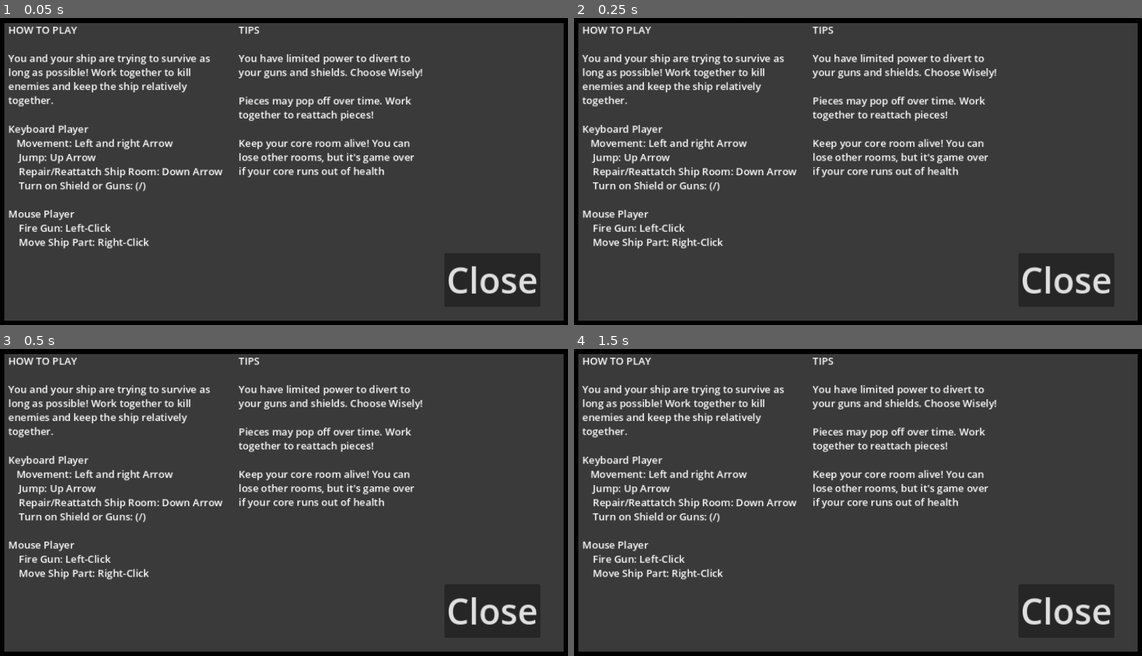
Above: before the commit, frames 1-4 (two rows, left to right).
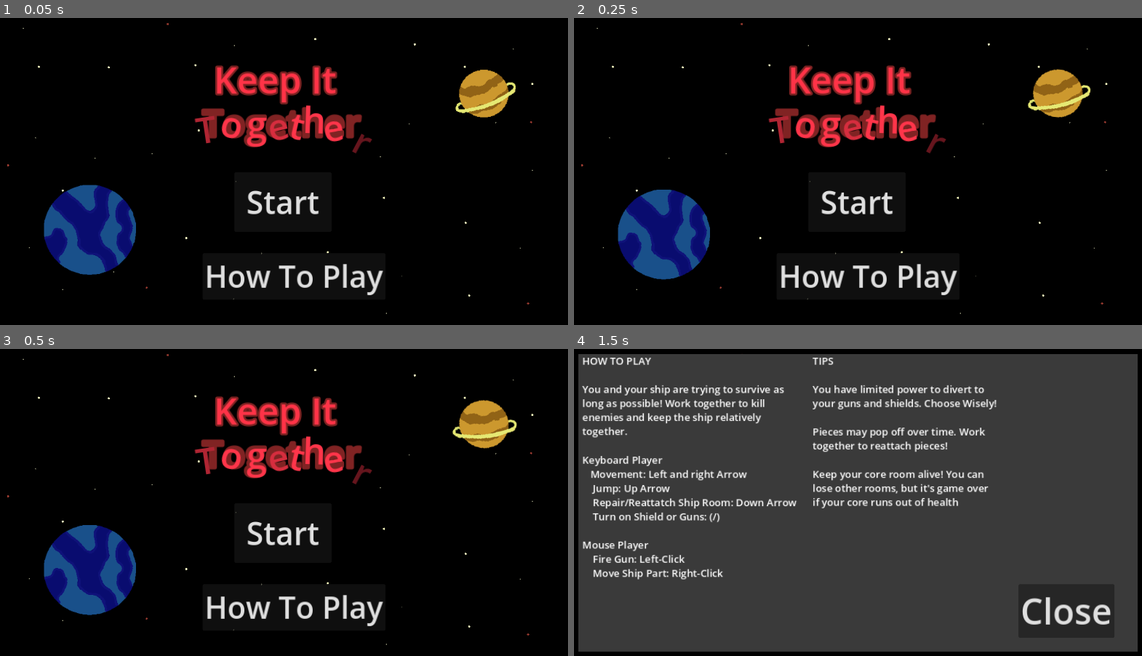
Above: after the commit, the same moments.

Repository: BreannaBre/GodotProject
Game: Godot game, scene res://scenes/main.tscn
Same seed, same stepped clock (60 frames per second), same inputs: the game is played once before the commit and once after it.
Inputs:
- Up to frame 1 (0.05 s): no input
- Up to frame 2 (0.25 s): no input
- Up to frame 3 (0.5 s): no input
- Up to frame 4 (1.5 s): click "How To Play" at 0.5 s; click "Start" at 1.25 s

The runs differ from the first frame. In frame 1, 95% of the frame differs, in the area x 0-100%, y 1-99%; in frame 2, 95%; in frame 3, 95%; in frame 4, nothing differs.

Commit message:
how to play implemented

Diff:
--- a/scenes/title_screen.tscn
+++ b/scenes/title_screen.tscn
@@ -291,6 +291,7 @@
 color = Color(0.226707, 0.226707, 0.226707, 1)
 
 [node name="PlayerKeys" type="RichTextLabel" parent="HowToPlayPage"]
+layout_mode = 0
 offset_left = -32.0
 offset_top = -24.0
 offset_right = 400.0
@@ -311,6 +312,7 @@
 	Move Ship Part: Right-Click"
 
 [node name="TIPS" type="RichTextLabel" parent="HowToPlayPage"]
+layout_mode = 0
 offset_left = 424.0
 offset_top = -24.0
 offset_right = 792.0
--- a/src/title_screen.gd
+++ b/src/title_screen.gd
@@ -2,6 +2,7 @@
 
 var blue_planet: AnimatedSprite2D
 var orange_planet: AnimatedSprite2D
+var how_to_play_page: Control
 
 func _ready() -> void:
 	var blue_planet_unsafe := get_node("Background/BluePlanetAnimation")
@@ -12,7 +13,11 @@
 	assert(orange_planet_unsafe is AnimatedSprite2D, "Somebody's been mucking with the titlescreen nodes")
 	orange_planet = orange_planet_unsafe as AnimatedSprite2D
 	orange_planet.play()
+	var how_to_play_unsafe := get_node("%HowToPlayPage")
+	assert(how_to_play_unsafe is Control, "Somebody's been mucking with the titlescreen nodes")
+	how_to_play_page = how_to_play_unsafe as Control
 	#game doesn't start/process until start button is pressed
+	how_to_play_page.hide()
 	get_tree().paused = true
 
 #when game starts this *disappears* and doesn't come back unless we implement it
@@ -21,4 +26,7 @@
 	self.queue_free()
 
 func _on_how_to_play_button_pressed() -> void:
-	pass
+	how_to_play_page.show()
+
+func _on_close_button_pressed() -> void:
+	how_to_play_page.hide()
